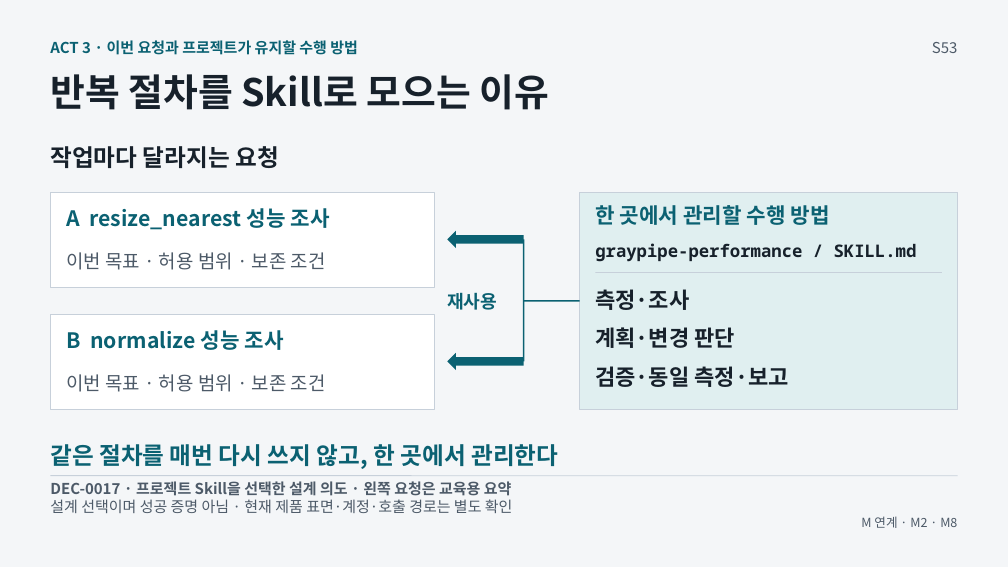
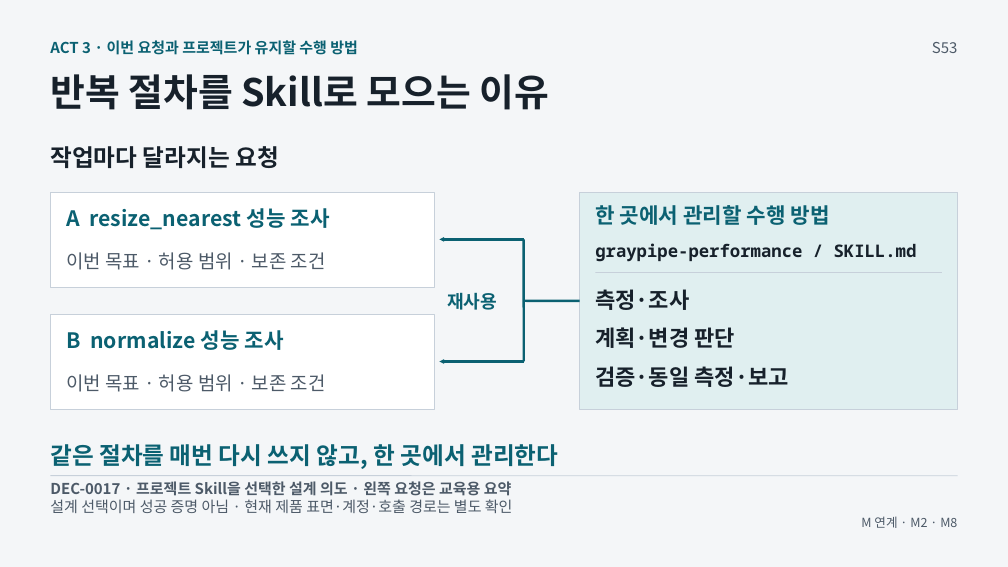
Before and after one commit to GideokKim/ai-dev-training, a slide deck: slide 53 of production/AI_Dev_Training_Full.pptx. Drawn at 1008x567 pixels with LibreOffice and Linux fonts; fonts in the diff are those of the drawing. Boxes give left, top, right and bottom in pixels: in the first picture for what was removed or moved away, otherwise in the second. Text is boxed around its words. In the diff, an @@ line names an element or a change of style, - is before the commit and + after.

```diff
--- a/production/AI_Dev_Training_Full.pptx
+++ b/production/AI_Dev_Training_Full.pptx
@@ left arrow removed at (448,231,524,248) @@
@@ arrow added from (524, 240) to (439, 240), #0B6172 2.25 pt @@
@@ line (524, 240) - (524, 361): stroke #0B6172 1.5 pt to #0B6172 2.25 pt @@
@@ left arrow removed at (448,353,524,371) @@
@@ arrow added from (524, 361) to (439, 361), #0B6172 2.25 pt @@
```
Also in this commit, not shown: 1 other slide changed, 28 other files.
